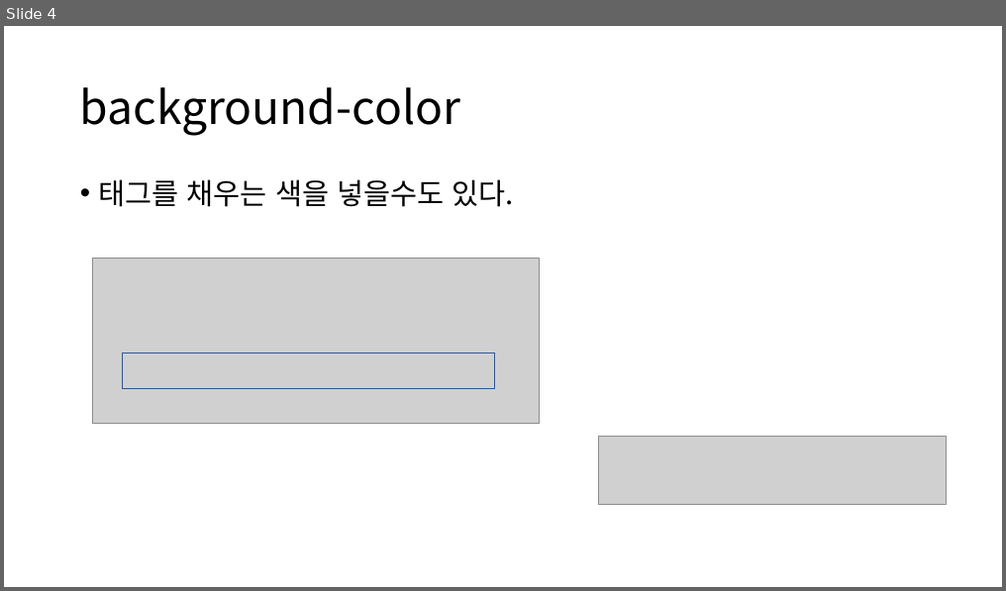
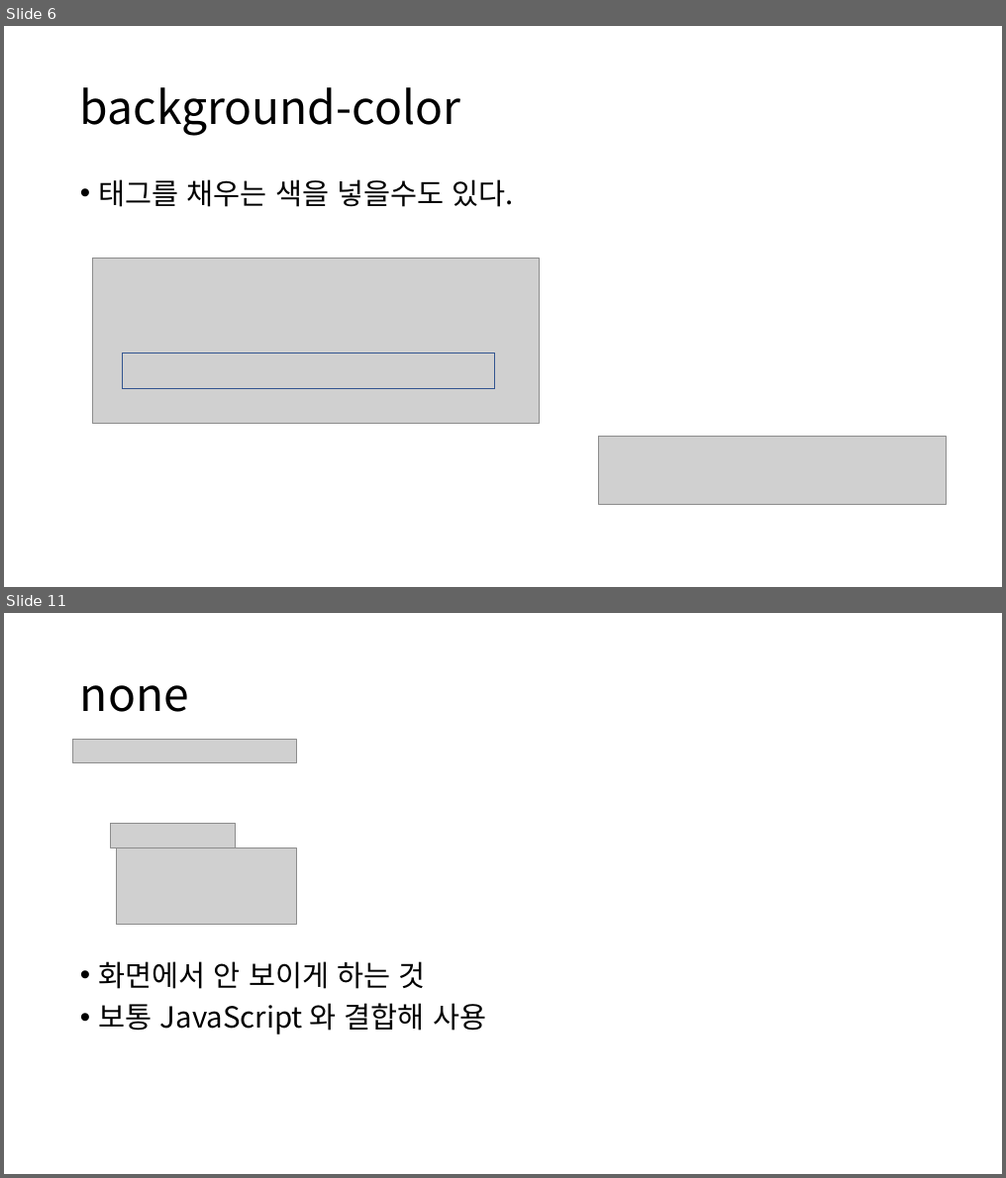
Before and after one commit to GNUCSAssistants/2021webprogramming, a slide deck: 수업/4. CSS(2)/PPT/4. CSS(2).pptx. Shown one above the other, each under a label of ours: slide 4 before the commit, slides 6 and 11 after it; the slides between them are not shown. The pictures are 1006x591 and 1006x1178 pixels, drawn with LibreOffice and Linux fonts; fonts in the diff are those of the drawing; grey boxes stand for pictures. Boxes give left, top, right and bottom in pixels: in the first picture for what was removed or moved away, otherwise in the second. Text is boxed around its words. In the diff, an @@ line names an element or a change of style, - is before the commit and + after.

```diff
--- a/수업/4. CSS(2)/PPT/4. CSS(2).pptx
+++ b/수업/4. CSS(2)/PPT/4. CSS(2).pptx
@@ slide 11 added at box(4, 613, 1002, 1174), background #FFFFFF @@
@@ title added at box(80, 685, 189, 712), 44 pt, text #000000 @@
+none
@@ picture added at box(73, 740, 297, 763) @@
@@ picture added at box(110, 823, 236, 848) @@
@@ picture added at box(116, 848, 297, 925) @@
@@ text added at box(99, 961, 486, 1035), 28 pt, text #000000 @@
+• 화면에서 안 보이게 하는 것
+• 보통 JavaScript 와 결합해 사용
@@ what was slide 4 is now slide 6 @@
```
Also in this commit, not shown: 21 other slides added, 3 other files.
